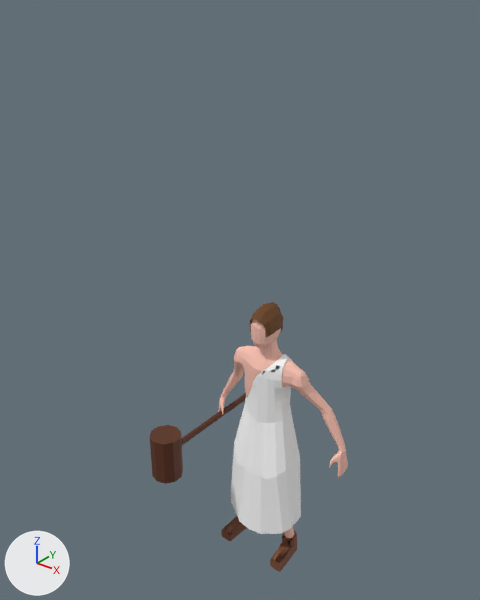
Renders of the FBX model Pacification/Assets/Prefabs/Features/Units/Worker.fbx from each side of a commit.
The view is the same before and after, from a camera (50 mm lens) standing at (4.42, -6.08, 5.7) and looking at (-0.32, -0.15, 2.02). Every picture has the same lights, and +X, +Y and +Z are marked at lower left.

Objects in the first picture: 'Chaussures', 'Cheveux', 'Cube', 'Marteau', 'Toge'.
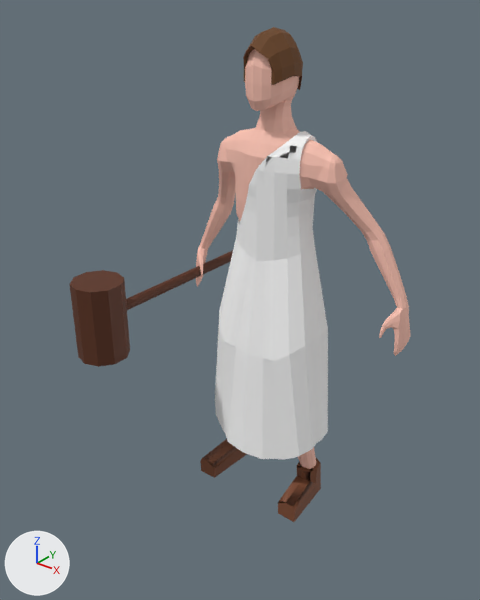
The change, as a diff of the scene's bpy script:
```diff
--- a/Pacification/Assets/Prefabs/Features/Units/Worker.fbx.py
+++ b/Pacification/Assets/Prefabs/Features/Units/Worker.fbx.py
@@ ob_cube @@
 ob_cube = bpy.data.objects.new('Cube', me_cube)
-ob_cube.location = (0.0, 0.0, 0.49)
-ob_cube.scale = (0.597, 0.597, 0.597)
+ob_cube.location = (0.03, 0.0, 2.96)
+ob_cube.scale = (0.889, 0.889, 0.889)
@@ ob_toge @@
 ob_toge = bpy.data.objects.new('Toge', me_cube_005)
-ob_toge.location = (0.0, 0.0, 0.49)
-ob_toge.scale = (0.597, 0.597, 0.597)
+ob_toge.location = (0.03, 0.0, 2.96)
+ob_toge.scale = (0.889, 0.889, 0.889)
@@ ob_cheveux @@
 ob_cheveux = bpy.data.objects.new('Cheveux', me_cube_004)
-ob_cheveux.location = (0.0, 0.0, 0.49)
-ob_cheveux.scale = (0.597, 0.597, 0.597)
+ob_cheveux.location = (0.03, 0.0, 2.96)
+ob_cheveux.scale = (0.889, 0.889, 0.889)
@@ ob_marteau @@
 ob_marteau = bpy.data.objects.new('Marteau', me_cylinder)
-ob_marteau.location = (-0.97, 0.07, -0.21)
+ob_marteau.location = (-1.44, 0.07, 1.96)
 ob_marteau.rotation_euler = (-1.571, 0.0, 3.142)  # degrees (-90, 0, 180)
-ob_marteau.scale = (-0.0371, -0.0507, -0.943)
+ob_marteau.scale = (-0.0552, -0.0755, -1.4)
@@ ob_chaussures @@
 ob_chaussures = bpy.data.objects.new('Chaussures', me_cube_003)
-ob_chaussures.location = (0.0, 0.0, 0.49)
-ob_chaussures.scale = (0.597, 0.597, 0.597)
+ob_chaussures.location = (0.03, 0.0, 2.96)
+ob_chaussures.scale = (0.889, 0.889, 0.889)
```

Pixel boxes [x1, y1, x2, y2] of what changed, in the pictures (480 x 600 px):
'Toge', moved, rescaled (61% wider, 82% taller)
    before: [231, 354, 301, 534]
    after: [215, 131, 328, 459]
'Cube', moved, rescaled (66% wider, 91% taller)
    before: [219, 319, 348, 538]
    after: [196, 49, 411, 469]
'Marteau', moved, rescaled (70% wider, 28% taller)
    before: [150, 393, 246, 484]
    after: [69, 250, 233, 367]
'Chaussures', moved, rescaled (58% wider, 47% taller)
    before: [221, 516, 297, 572]
    after: [200, 439, 321, 522]
'Cheveux', moved, rescaled (74% wider, 78% taller)
    before: [250, 302, 284, 337]
    after: [243, 27, 303, 90]
